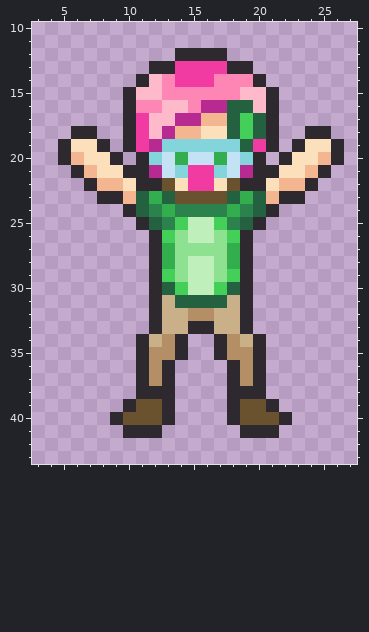
Edited in one commit: pixel-art sprite (trunk/images/protagonist/goo1.png). Above, as it was before the edit.
The file is 32x49 pixels. Shown: x 3..27, y 10..43.
New version:
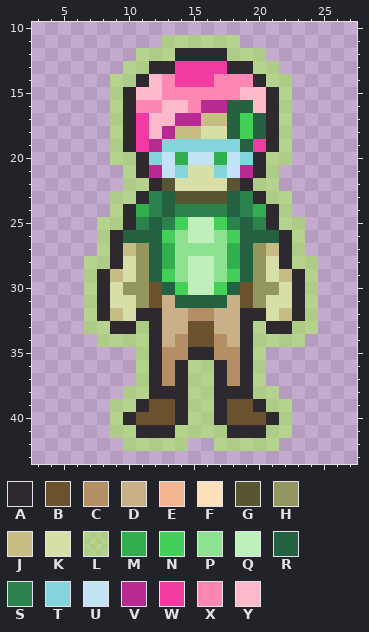
Palette (. is transparent): A #2d292e  B #6a522f  C #b48e64  D #cab088  E #f3b690  F #fcdfbb  G #585533  H #93965e  J #c7bc81  K #d7dea8  L #a6fd4d7f  M #32ae4e  N #44cf58  P #8ee190  Q #bff0bc  R #246140  S #2b824c  T #84d4dc  U #c3e3f4  V #b72a91  W #f23aa3  X #fd86b4  Y #feb9cb
From old to new:
Changed rows in their new state; - is an unchanged pixel.
first column x 5:
11 --------LLLLLL--------
12 ------LLL----LLL------
13 -----LL--------LL-----
14 ----LL----------LL----
15 ----L------------L----
16 ----L------------L----
17 ----L------JJ----L----
18 -..-L----JJKK----L-..-
19 ....L------------L....
20 ....LL----------LL....
21 -....L----KK----L....-
22 --...LL-GKKKKG-LL...--
23 ---.LLAS-GGGG-SALL.---
24 ----L-M-R----R-M-L----
25 ---LLAS--------SALL---
26 ---LARRR------RRRAL---
27 ---LAJHR------RHJAL---
28 --LLAKHR------RHKALL--
29 --LAJKHR------RHKJAL--
30 --LAKHHB------BHHKAL--
31 --LAKKHB------BHKKAL--
32 --LAJKA--------AKJAL--
33 --LLAAL---BB---LAALL--
34 ---LLLLADCBBCDALLLL---
35 ------LA-CAAC-AL------
36 ------LACALLACAL------
37 ------LACALLACAL------
38 -----LL--ALLA--LL-----
39 ----LLA-BALLAB-ALL----
40 ----LA--BALLAB--AL----
41 ----LL--ALLLLA--LL----
42 -----LLLLL--LLLLL-----
Pixel boxes of the changes (left, top, right, bottom) in both pictures:
changed: (58, 35, 344, 451)
